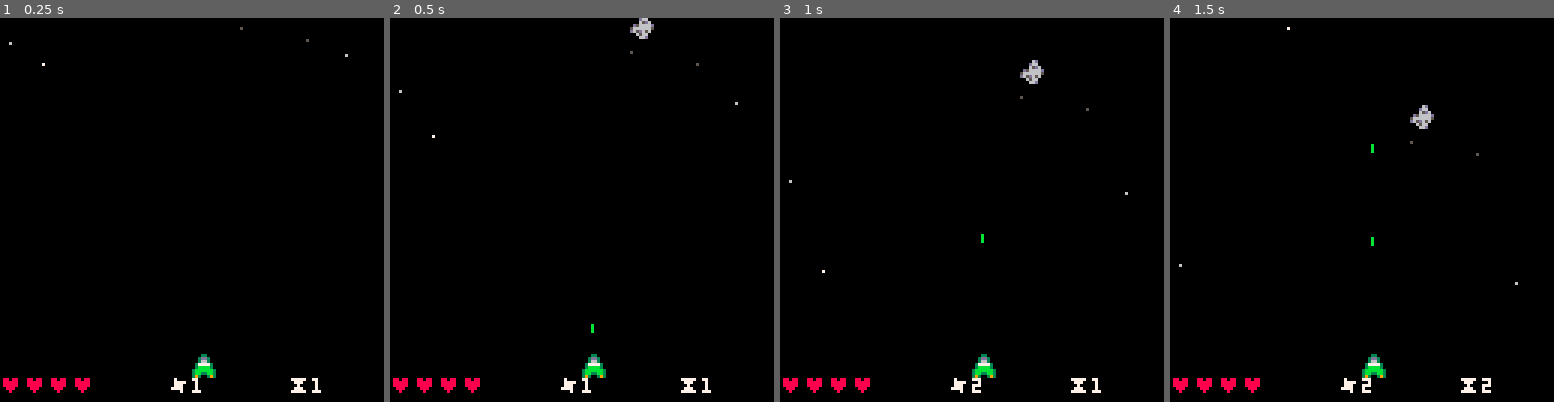
Above: before the commit, frames 1-4 (left to right).
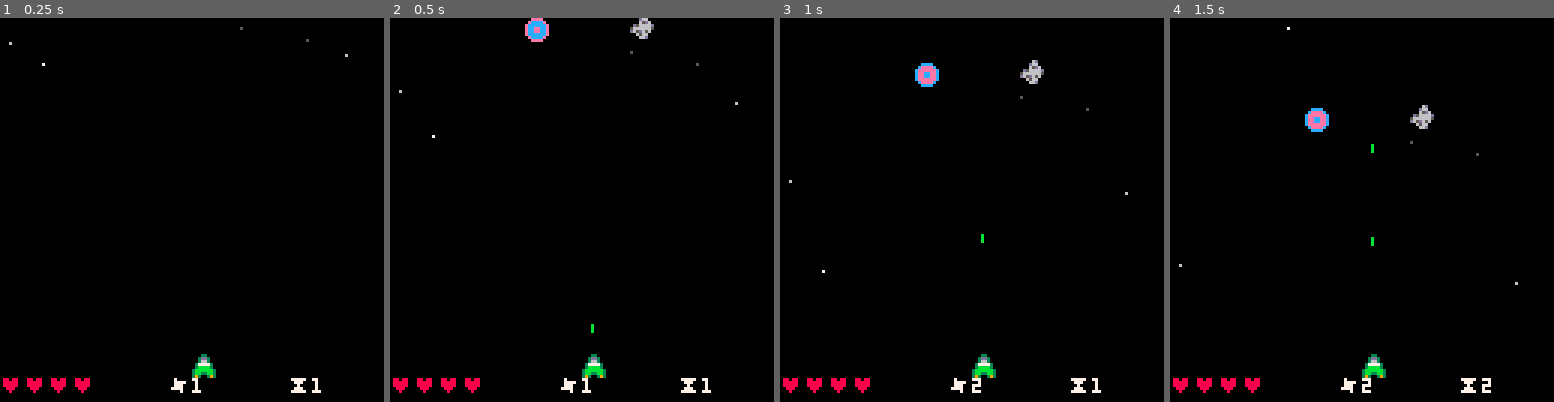
Above: after the commit, the same moments.

Repository: jwnukoski/PICO-8-Workspace
Game: PICO-8 cartridge test.p8
The game is run twice, just before and just after one commit, with the same random seed, the same clock (stepped at 60 frames per second) and the same inputs.
Inputs:
- Up to frame 1 (0.25 s): no input
- Up to frame 2 (0.5 s): tap X (X key) at 0.33 s
- Up to frame 3 (1 s): tap O (Z key) at 0.7 s
- Up to frame 4 (1.5 s): tap X (X key) at 1.07 s

Frame 1 is identical in both runs. In frame 2, 0.3% of the frame differs, in the area x 35-42%, y 0-7%; in frame 3, 0.3%; in frame 4, 0.3%.

Commit message:
upgrades

Diff:
--- a/test.p8
+++ b/test.p8
@@ -11,6 +11,7 @@
 #include ./utilities/screen.lua
 #include ./test/collidable.lua
 #include ./test/bullet.lua
+#include ./test/upgrade.lua
 #include ./test/star.lua
 #include ./test/explosion.lua
 #include ./test/meteor.lua
@@ -126,14 +127,14 @@
 9aaaaaa909aaaa900099990000000000000000000000000000000000000000000000000000000000000000000000000000000000000000000000000000000000
 09aaaa90009999000000000000000000000000000000000000000000000000000000000000000000000000000000000000000000000000000000000000000000
 00999900000000000000000000000000000000000000000000000000000000000000000000000000000000000000000000000000000000000000000000000000
-00bbbb0000cccc000000000000000000000000000000000000000000000000000000000000000000000000000000000000000000000000000000000000000000
-0b3333b00c1111c00000000000000000000000000000000000000000000000000000000000000000000000000000000000000000000000000000000000000000
-b333333bc111111c0000000000000000000000000000000000000000000000000000000000000000000000000000000000000000000000000000000000000000
-b33bb33bc11cc11c0000000000000000000000000000000000000000000000000000000000000000000000000000000000000000000000000000000000000000
-b33bb33bc11cc11c0000000000000000000000000000000000000000000000000000000000000000000000000000000000000000000000000000000000000000
-b333333bc111111c0000000000000000000000000000000000000000000000000000000000000000000000000000000000000000000000000000000000000000
-0b3333b00c1111c00000000000000000000000000000000000000000000000000000000000000000000000000000000000000000000000000000000000000000
-00bbbb0000cccc000000000000000000000000000000000000000000000000000000000000000000000000000000000000000000000000000000000000000000
+00cccc0000eeee000000000000000000000000000000000000000000000000000000000000000000000000000000000000000000000000000000000000000000
+0ceeeec00ecccce00000000000000000000000000000000000000000000000000000000000000000000000000000000000000000000000000000000000000000
+ceeeeeececccccce0000000000000000000000000000000000000000000000000000000000000000000000000000000000000000000000000000000000000000
+ceecceececceecce0000000000000000000000000000000000000000000000000000000000000000000000000000000000000000000000000000000000000000
+ceecceececceecce0000000000000000000000000000000000000000000000000000000000000000000000000000000000000000000000000000000000000000
+ceeeeeececccccce0000000000000000000000000000000000000000000000000000000000000000000000000000000000000000000000000000000000000000
+0ceeeec00ecccce00000000000000000000000000000000000000000000000000000000000000000000000000000000000000000000000000000000000000000
+00cccc0000eeee000000000000000000000000000000000000000000000000000000000000000000000000000000000000000000000000000000000000000000
 __gff__
 0001000000000000000000000000000000820000000000000000000000000000008484000000000000000000000000000084840000000000000000000000000080828284840000000000000000000000008282848400000000000000000000000000000000000000000000000000000000000000000000000000000000000000
 0000000000000000000000000000000000000000000000000000000000000000000000000000000000000000000000000000000000000000000000000000000000000000000000000000000000000000000000000000000000000000000000000000000000000000000000000000000000000000000000000000000000000000
--- a/test/main.lua
+++ b/test/main.lua
@@ -6,6 +6,7 @@
 explosions = {}
 bullets = {}
 menu = {}
+upgrades = {}
 
 function _draw()
     cls()
@@ -38,6 +39,11 @@
     -- Draw explosions
     for _, explosion in ipairs(explosions) do
         explosion:draw()
+    end
+
+    -- Draw upgrades
+    for _, upgrade in ipairs(upgrades) do
+        upgrade:draw()
     end
 
     -- Draw the menu
@@ -88,6 +94,11 @@
         add(meteors, Meteor.new(rnd(SCREEN.WIDTH), -16))
     end
 
+    -- Generate new upgrades
+    if #upgrades < 1  then
+        add(upgrades, Upgrade.new(rnd(SCREEN.WIDTH), -16))
+    end
+
     -- Update collisions
     for _, collidable in ipairs(collidables) do
         if not collidable.alive then
@@ -125,6 +136,18 @@
         ::continue::
     end
 
+    -- Update upgrades
+    for _, upgrade in ipairs(upgrades) do
+        if not upgrade.alive then
+            del(upgrades, upgrade)
+            goto continue
+        end
+
+        upgrade:update()
+
+        ::continue::
+    end
+
     -- Update the menu
     for _, menu in ipairs(menu) do
         menu:update()
--- a/test/menu-weapon.lua
+++ b/test/menu-weapon.lua
@@ -2,13 +2,12 @@
 MenuWeapon.__index = MenuWeapon
 MenuWeapon.X = SCREEN.WIDTH / 2 - 8
 MenuWeapon.Y = SCREEN.HEIGHT
+MenuWeapon.MAX_LVL = 10
 
 -- Constructor
 function MenuWeapon.new()
     local self = setmetatable({}, MenuWeapon)
-
-    self.text = ""
-
+    self:reset()
     return self
 end
 
@@ -17,7 +16,7 @@
         return
     end
 
-    print(self.text, self.X, self.Y, COLOR.WHT)
+    print(self.text, self.X, self.Y, self.color)
 end
 
 function MenuWeapon:update()
@@ -25,5 +24,16 @@
         return
     end
 
+    if player.weapon >= MenuWeapon.MAX_LVL then
+        self.text = (ASCII.STAR_THW .. "MAX")
+        self.color = COLOR.YLW
+        return
+    end
+
     self.text = ASCII.STAR_THW .. player.weapon
 end
+
+function MenuWeapon:reset()
+    self.text = ""
+    self.color = COLOR.WHT
+end
--- a/test/player.lua
+++ b/test/player.lua
@@ -1,5 +1,6 @@
 Player = {}
 Player.__index = Player
+Player.MAX_HEALTH = 4
 
 -- Constructor
 function Player.new(x, y)
@@ -14,7 +15,7 @@
     self.BOUNDS_RIGHT = SCREEN.WIDTH - self.w
     self.BOUNDS_BOTTOM = SCREEN.HEIGHT - self.h
 
-    self.health = 4
+    self.health = Player.MAX_HEALTH
     self.alive = true
 
     self.colSize = 1
@@ -26,6 +27,16 @@
     self.shootTimer = 0
 
     return self
+end
+
+function Player:upgrade()
+    self:upgradeWeapon()
+    self:heal()
+    sfx(3)
+end
+
+function Player:heal()
+    self.health = Player.MAX_HEALTH
 end
 
 function Player:update()
@@ -117,8 +128,6 @@
     if self.weapon == 10 then
         self.shootDelay = 4
     end
-
-    sfx(3)
 end
 
 function Player:shootWeaponType()
--- /dev/null
+++ b/test/upgrade.lua
@@ -0,0 +1,73 @@
+Upgrade = {}
+Upgrade.__index = Upgrade
+Upgrade.FRAMES = {208, 209}
+Upgrade.SPEED = 1
+Upgrade.FLASH_MAX = 10
+
+function Upgrade.new(x, y)
+    local self = setmetatable({}, Upgrade)
+
+    self.x = x
+    self.y = y
+    self.alive = true
+    self.spriteFrame = 1
+    self.flashCount = 0
+    self.inFlash = false
+
+    self.col = Collidable.new(self.x, self.y, 8, 8)
+
+    return self
+end
+
+function Upgrade:draw()
+    if not self.alive then
+        return
+    end
+
+    spr(Upgrade.FRAMES[self.spriteFrame], self.x, self.y, 1, 1, false, false)
+
+    self.col:draw()
+end
+
+function Upgrade:update()
+    if not self.alive then
+        return
+    end
+
+    -- Move
+    self.y = self.y + Upgrade.SPEED
+
+    -- Off screen
+    if self.y > SCREEN.HEIGHT then
+        self:kill()
+    end
+
+    -- Collision with player
+    self.col:setPos(self.x, self.y)
+    self.col:collidesWith(player.col, function()
+        player:upgrade()
+        self:kill()
+    end)
+
+    self:flash()
+end
+
+function Upgrade:flash()
+    if self.flashCount >= Upgrade.FLASH_MAX then
+        self.inFlash = not self.inFlash
+        self.flashCount = 0
+    else
+        self.flashCount = self.flashCount + 1
+    end
+
+    if self.inFlash then
+        self.spriteFrame = 2
+    else
+        self.spriteFrame = 1
+    end
+end
+
+function Upgrade:kill()
+    self.col:kill()
+    self.alive = false
+end
Not shown, changed: the sound effects (__sfx__) section of test.p8
